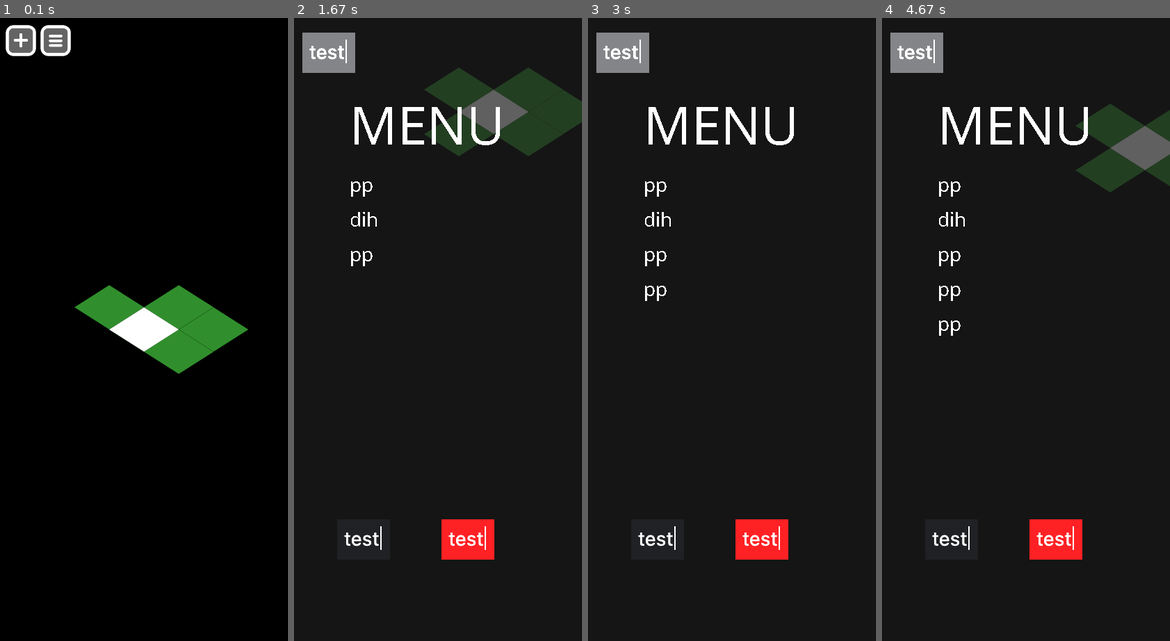
Above: before the commit, frames 1-4 (left to right).
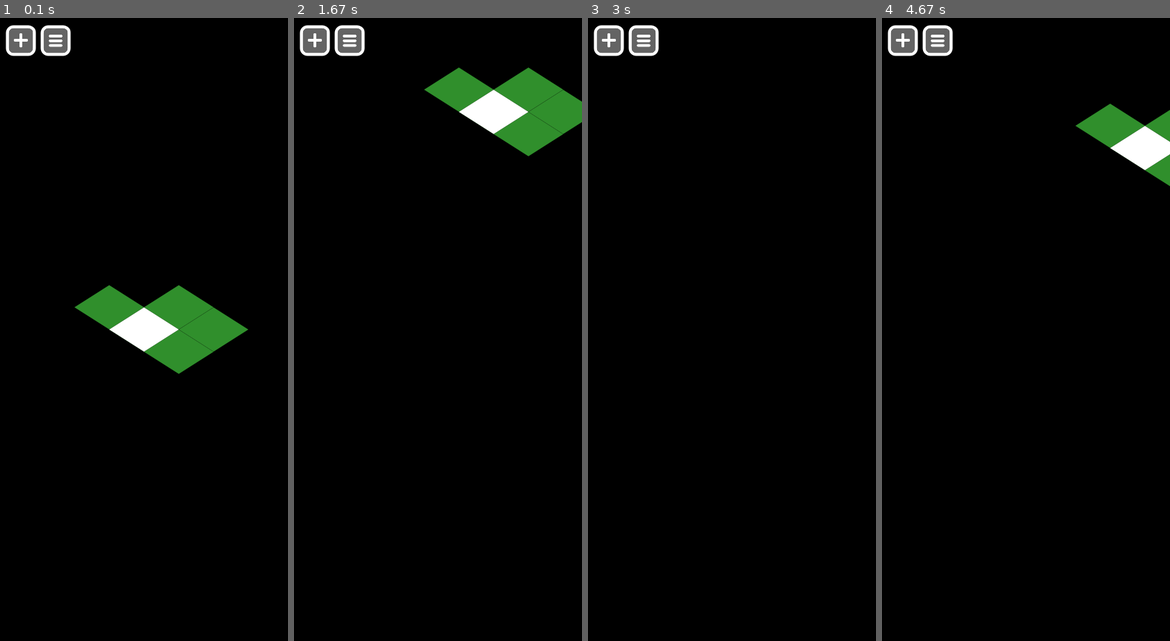
Above: after the commit, the same moments.

Repository: marcusTsng/goal_app
Game: pygame game, started from main.py
Same seed, same stepped clock (60 frames per second), same inputs: the game is played once before the commit and once after it.
Inputs (mouse positions are in pixels of both pictures, inside the frame that each line leads up to):
- Up to frame 1 (0.1 s): no input
- Up to frame 2 (1.67 s): click (322, 42) at 0.38 s; press the mouse at (328, 55) at 0.7 s; move the mouse to (383, 92) at 0.8 s; release the mouse at (438, 136) at 0.93 s; click (466, 541) at 1.05 s; press the mouse at (466, 541) at 1.37 s; move the mouse to (440, 391) at 1.47 s; release the mouse at (412, 236) at 1.6 s
- Up to frame 3 (3 s): press the mouse at (760, 541) at 1.7 s; move the mouse to (694, 323) at 1.8 s; release the mouse at (628, 105) at 1.93 s; click (622, 55) at 2.62 s
- Up to frame 4 (4.67 s): click (951, 541) at 4.08 s; press the mouse at (916, 55) at 4.4 s; move the mouse to (1014, 285) at 4.5 s; release the mouse at (1112, 522) at 4.63 s

The runs differ from the first frame. In frame 1, less than 0.1% of the frame differs, in the area x 1-25%, y 1-7%; in frame 2, 9.8%, in the area x 1-100%, y 1-87%; in frame 3, 5.2%; in frame 4, 8.2%.

Commit message:
Menu screen scrolling

Diff:
--- a/main.py
+++ b/main.py
@@ -157,6 +157,7 @@
 tab = get_tab()
 while running:
     mouse_pos = pygame.mouse.get_pos()
+    current_tab = get_tab()
 
     for event in pygame.event.get():
         if event.type == pygame.QUIT:
@@ -170,25 +171,37 @@
                 Button.check_all_hovers()
             dragging = False
 
+        if event.type == pygame.MOUSEWHEEL and current_tab == "menu":
+            menu_scroll(event.y * 10)
+
 
     if dragging and time.time() - button_down_time > click_threshold:
         dx = mouse_pos[0] - drag_base[0]
         dy = mouse_pos[1] - drag_base[1]
 
-        new_offset = (SCREEN_OFFSET[0] + dx, SCREEN_OFFSET[1] + dy)
-
-        SCREEN_OFFSET = new_offset
-        set_screen_offset(new_offset)
+        if current_tab == "main":
+            new_offset = (SCREEN_OFFSET[0] + dx, SCREEN_OFFSET[1] + dy)
+            SCREEN_OFFSET = new_offset
+            set_screen_offset(new_offset)
+        elif current_tab == "menu":
+            menu_scroll(dy)
 
         drag_base = mouse_pos
 
     screen.fill(BG_COLOUR)
     Sprite.displaySprites()
-    if get_tab() == "menu":
+    if current_tab == "menu":
+        text = ""
+        display_text("MENU", title_font, (80, 100))
         for i in range(len(Task.taskName)):
-            text = Task.taskName[i]
-            display_text("MENU", title_font, (80, 100))
-            display_text(text, main_font, (80, 170 + 50*(i+1)))
+            text += f"{Task.taskName[i]}\n"
+
+        display_text(
+            text, main_font,
+            (80,220), #(80, 170 + 50*(i+1)),
+            scrollable = True,
+            clip_rect=pygame.Rect(80, 220, SCREEN_WIDTH - 160, 400)
+        )
             # text_surface = my_font.render(text, False, (255, 255, 255))
             # screen.blit(text_surface, (80, 170 + 50*(i+1)))
     pygame.display.flip()
--- a/pygame_objs.py
+++ b/pygame_objs.py
@@ -14,9 +14,34 @@
 screen = pygame.display.set_mode((SCREEN_WIDTH, SCREEN_HEIGHT))
 
 # FUNCTIONS
-def display_text(text, font, pos, color = (255,255,255)):
+scroll_offset = 0
+scroll_sensitivity = 1
+def display_text(text, font, pos, color = (255,255,255), scrollable = False, clip_rect = None):
+    global scroll_offset
+    off = 0
     text_surface = font.render(text, False, color)
-    screen.blit(text_surface, pos)
+    if scrollable:
+        clamp = 50-text_surface.get_height()
+        if scroll_offset > 0: scroll_offset = 0
+        elif scroll_offset <= clamp: scroll_offset = clamp
+        off = scroll_offset
+    draw_y = pos[1] + off
+
+    if clip_rect:
+        old_clip = screen.get_clip()
+        if isinstance(clip_rect, pygame.Rect):
+            screen.set_clip(clip_rect)
+        else:
+            screen.set_clip(pygame.Rect(clip_rect))
+        screen.blit(text_surface, (pos[0], draw_y))
+        screen.set_clip(old_clip)
+    else:
+        screen.blit(text_surface, (pos[0], draw_y))
+
+    # screen.blit(text_surface, (pos[0], pos[1] + off))
+def menu_scroll(dy):
+    global scroll_offset
+    scroll_offset += scroll_sensitivity * dy
 
 def set_screen_offset(pos):
     global SCREEN_OFFSET
@@ -96,39 +121,68 @@
 # BUTTONS
 class Button(ImageSprite):
     buttons = []
-    def __init__(self, path, x=0, y=0, tint=None, func = None, params = None, use_offset=False, priority=0, tab="main"):
+
+    def __init__(self, path, x=0, y=0, tint=None, func=None, params=None, use_offset=False, priority=0, tab="main"):
         super().__init__(path, x, y, tint, use_offset, priority)
         Button.buttons.append(self)
         self.func = func
         self.params = params
         self.tab = tab
+
+        # Create mask once for pixel-perfect collision (uses alpha channel)
+        self.mask = pygame.mask.from_surface(self.img)
+
     def set_function(self, func, params=None):
         self.func = func
         self.params = params
+
     def check_hover(self):
-        if not self.active or get_tab() != self.tab: return False
+        if not self.active or get_tab() != self.tab:
+            return False
 
         mouse_x, mouse_y = pygame.mouse.get_pos()
-        x, y = self.get_pos()
-        if (mouse_x > x - self.rect.width / 2 and mouse_x < x + self.rect.width / 2) and (mouse_y > y - self.rect.height / 2 and mouse_y < y + self.rect.height / 2):
+
+        # Get button's top-left position on screen (accounting for offset)
+        offx, offy = (SCREEN_OFFSET[0], SCREEN_OFFSET[1]) if self.use_offset else (0, 0)
+        button_x = self.rect.centerx + offx - self.img.get_width() // 2
+        button_y = self.rect.centery + offy - self.img.get_height() // 2
+
+        # Relative mouse position within the button image
+        rel_x = mouse_x - button_x
+        rel_y = mouse_y - button_y
+
+        # Quick bounds check
+        if rel_x < 0 or rel_y < 0 or rel_x >= self.img.get_width() or rel_y >= self.img.get_height():
+            return False
+
+        # Pixel-perfect check
+        if self.mask.get_at((int(rel_x), int(rel_y))):
             if self.func:
-                if self.params: self.func(self.params)
-                else: self.func()
+                if self.params is not None:
+                    self.func(self.params)
+                else:
+                    self.func()
             return True
+
         return False
 
     def set_active(self, active=True):
         self.active = active
         if active:
-            Sprite.active_sprites.append(self)
-            Button.buttons.append(self)
+            if self not in Sprite.active_sprites:
+                Sprite.active_sprites.append(self)
+            if self not in Button.buttons:
+                Button.buttons.append(self)
         else:
-            Sprite.active_sprites.remove(self)
-            Button.buttons.remove(self)
+            if self in Sprite.active_sprites:
+                Sprite.active_sprites.remove(self)
+            if self in Button.buttons:
+                Button.buttons.remove(self)
 
     @staticmethod
     def check_all_hovers():
-        for x in Button.buttons: x.check_hover()
+        for x in Button.buttons:
+            x.check_hover()
 
 class PopUp:
     def __init__(self, items : dict = None, base : RectSprite = None, hide_buttons = [], set_tab = "main", priority = 1):
